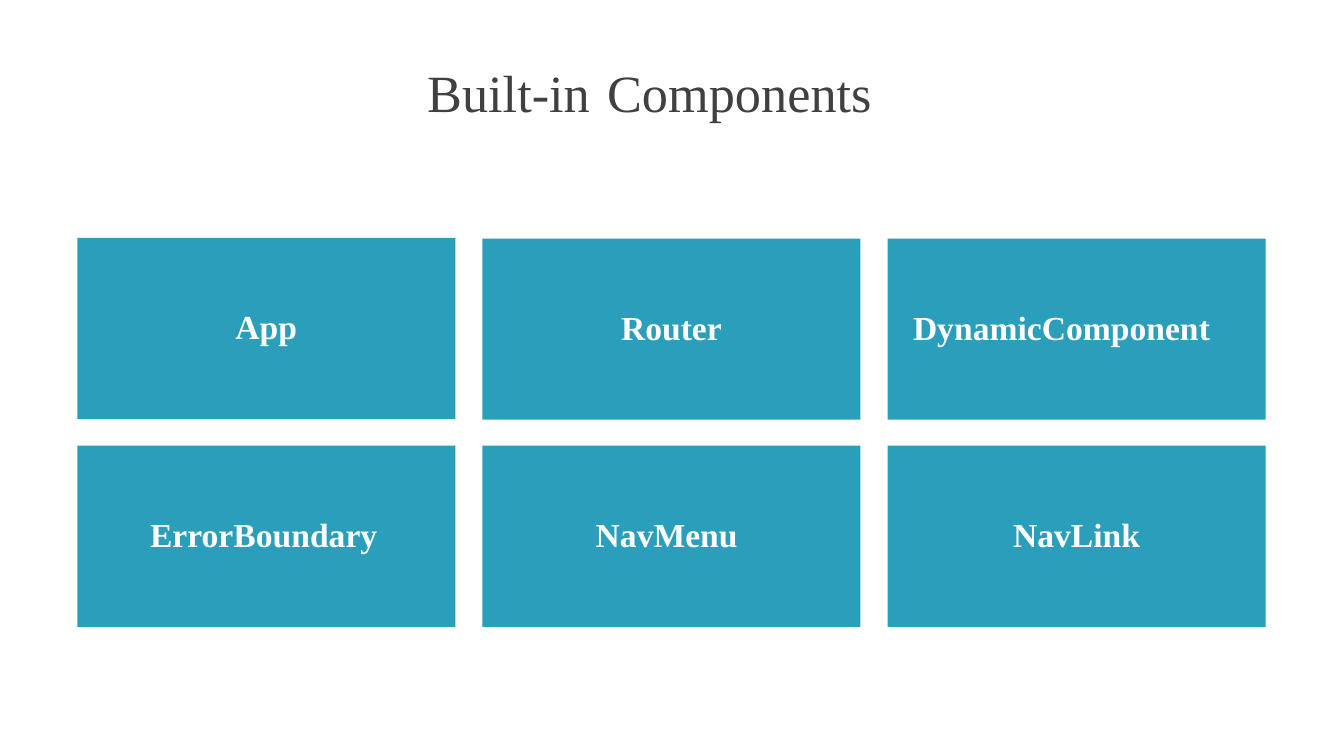
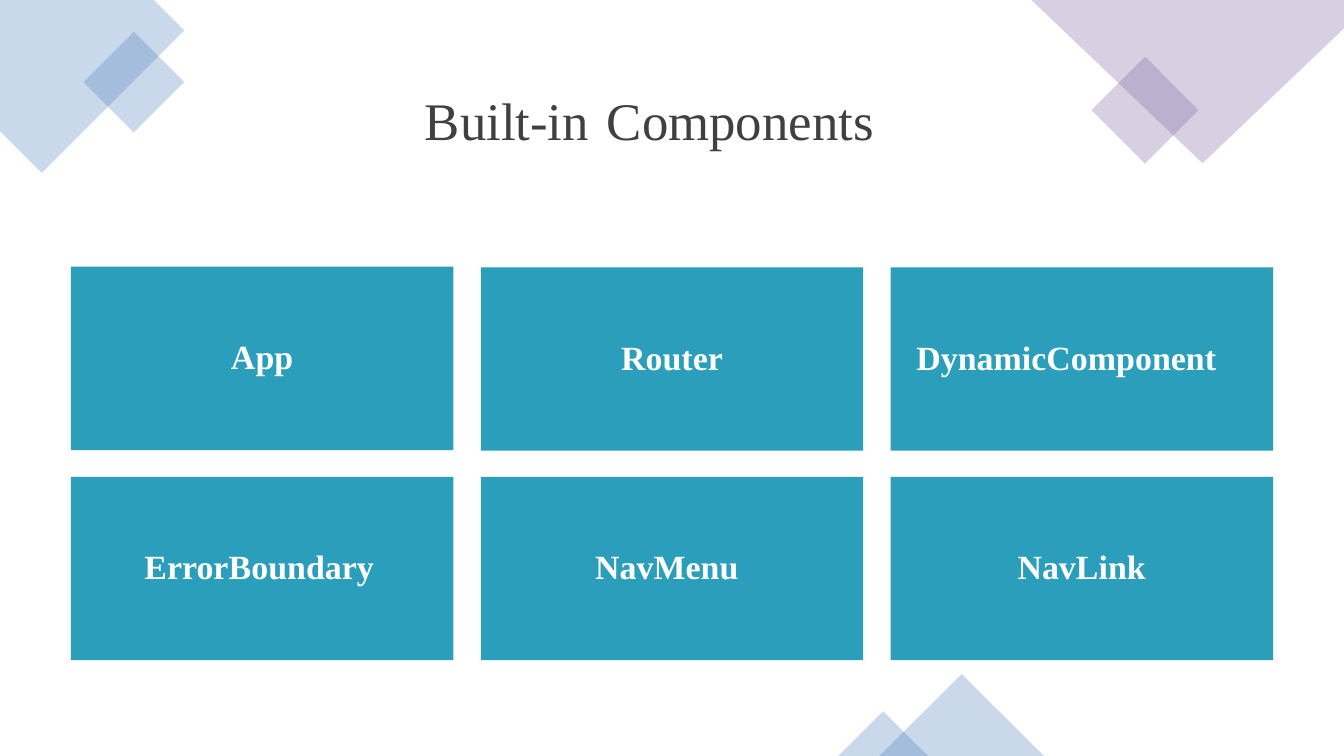
Before and after one commit to CSA-DanielVillamizar/ITM-ProgramaciondeSoftware, a slide deck: slide 54 of ASP.NET Core 6 Blazor Fundamentals/04/working-with-blazor-components-slides.pptx. Drawn at 1344x756 pixels with LibreOffice and Linux fonts; fonts in the diff are those of the drawing. Boxes give left, top, right and bottom in pixels: in the first picture for what was removed or moved away, otherwise in the second. Text is boxed around its words. In the diff, an @@ line names an element or a change of style, - is before the commit and + after.

```diff
--- a/ASP.NET Core 6 Blazor Fundamentals/04/working-with-blazor-components-slides.pptx
+++ b/ASP.NET Core 6 Blazor Fundamentals/04/working-with-blazor-components-slides.pptx
@@ freeform shape added at box(0, 0, 184, 173), fill #4F81BD at 30% opacity @@
@@ freeform shape added at box(1032, 0, 1344, 163), fill #8064A2 at 30% opacity @@
@@ rectangle added at box(83, 32, 184, 132), fill #4F81BD at 30% opacity @@
@@ rectangle added at box(1092, 56, 1199, 164), fill #8064A2 at 30% opacity @@
@@ text "Built-in": place and size @@
-text "Built-in" at box(427, 75, 590, 113)
+text "Built-in" at box(425, 103, 589, 141)
@@ text "Built-in" at box(425, 103, 589, 141): size 56 to 56.6 pt; line spacing 58pt to 58.6pt @@
@@ text "Components" at box(607, 105, 874, 150): size 56 to 56.6 pt; line spacing 58pt to 58.6pt @@
@@ text "Components": place and size @@
-text "Components" at box(607, 77, 871, 123)
+text "Components" at box(607, 105, 874, 150)
@@ text "App": place and size @@
-text "App" at box(235, 317, 297, 346)
+text "App" at box(231, 346, 293, 377)
@@ freeform shape: place and size @@
-freeform shape at box(77, 238, 455, 419)
+freeform shape at box(71, 267, 454, 450)
@@ text "Router": place and size @@
-text "Router" at box(621, 318, 722, 341)
+text "Router" at box(621, 348, 723, 371)
@@ freeform shape: place and size @@
-freeform shape at box(482, 239, 860, 420)
+freeform shape at box(480, 267, 863, 451)
@@ text "DynamicComponent": place and size @@
-text "DynamicComponent" at box(913, 316, 1210, 347)
+text "DynamicComponent" at box(916, 346, 1216, 377)
@@ text "DynamicComponent" at box(916, 346, 1216, 377): size 36 to 36.4 pt @@
@@ freeform shape: place and size @@
-freeform shape at box(888, 239, 1266, 420)
+freeform shape at box(890, 267, 1273, 451)
@@ text "ErrorBoundary": place and size @@
-text "ErrorBoundary" at box(150, 523, 377, 554)
+text "ErrorBoundary" at box(144, 555, 373, 587)
@@ freeform shape: place and size @@
-freeform shape at box(77, 446, 455, 627)
+freeform shape at box(71, 476, 454, 660)
@@ text "NavMenu": place and size @@
-text "NavMenu" at box(596, 525, 738, 548)
+text "NavMenu" at box(595, 557, 738, 580)
@@ freeform shape: place and size @@
-freeform shape at box(482, 446, 860, 627)
+freeform shape at box(480, 476, 863, 660)
@@ size 36 to 36.4 pt; indent changed in 5 elements at box(621, 348, 723, 371), box(231, 346, 293, 377), box(595, 557, 738, 580), box(144, 555, 373, 587), box(1018, 555, 1146, 580) @@
@@ text "NavLink": place and size @@
-text "NavLink" at box(1013, 523, 1140, 548)
+text "NavLink" at box(1018, 555, 1146, 580)
@@ freeform shape: place and size @@
-freeform shape at box(888, 446, 1266, 627)
+freeform shape at box(890, 476, 1273, 660)
@@ triangle added at box(879, 674, 1044, 756), fill #4F81BD at 30% opacity @@
@@ triangle added at box(838, 712, 928, 756), fill #4F81BD at 30% opacity @@
```
Also in this commit, not shown: 21 other slides changed, 2 slides added, 2 slides removed, 8 other files.
